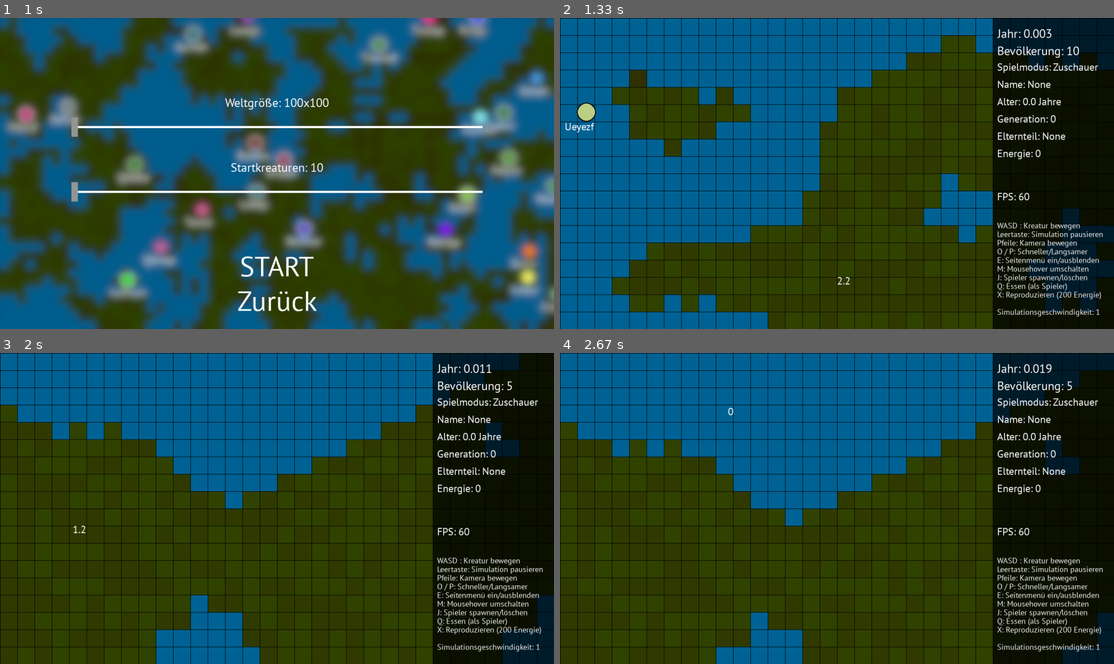
Above: before the commit, frames 1-4 (two rows, left to right).
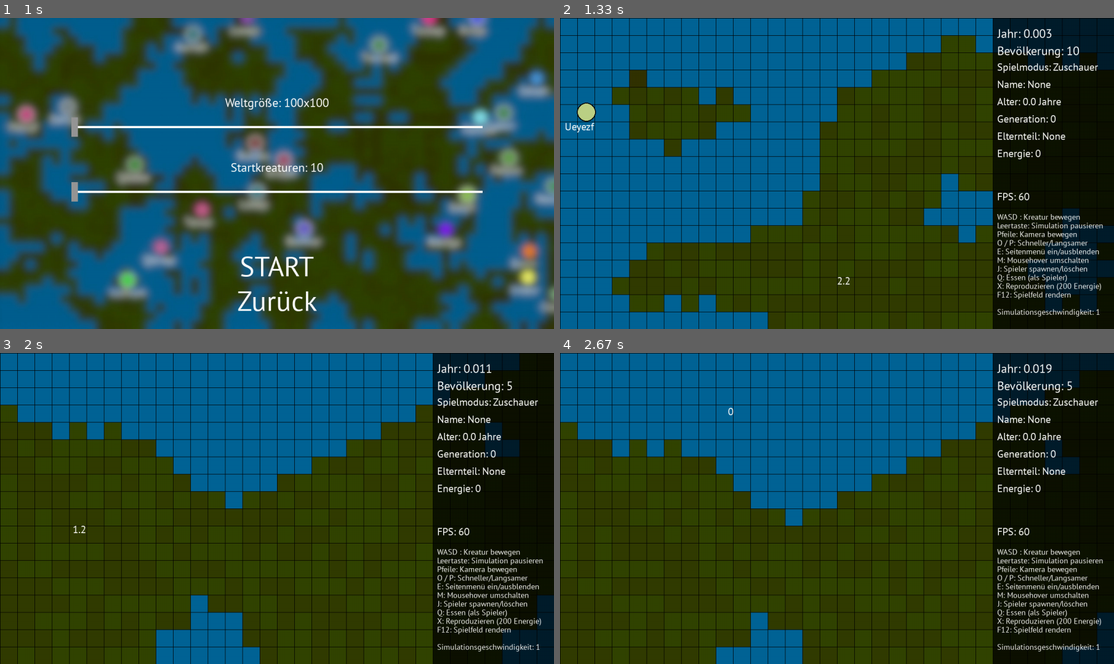
Above: after the commit, the same moments.

Repository: coding-lines/evolvers
Game: pygame game, started from evolversFiles/runGame_GUI.py
Same seed, same stepped clock (60 frames per second), same inputs: the game is played once before the commit and once after it.
Inputs (mouse positions are in pixels of both pictures, inside the frame that each line leads up to):
- Up to frame 1 (1 s): click "START" at 0.38 s; click "Neue Simulation" at 0.72 s
- Up to frame 2 (1.33 s): click "START" at 1.05 s
- Up to frame 3 (2 s): hold F12 1.33-1.8 s; hold Right 1.33-1.8 s; move the mouse to (470, 545) at 1.37 s; hold Right from 1.88 s (still down); move the mouse to (72, 514) at 1.92 s; tap Space at 1.95 s
- Up to frame 4 (2.67 s): tap Space at 2.25, 2.5 s; release Right at 2.35 s; hold Up from 2.43 s (still down); move the mouse to (726, 396) at 2.47 s

Frame 1 is identical in both runs. In frame 2, 2.0% of the frame differs, in the area x 78-98%, y 63-91%; in frame 3, 2.0%; in frame 4, 2.0%.

Commit message:
Game can now be rendered with the F12 Key

Diff:
--- /dev/null
+++ b/evolversFiles/evolversRenderer.py
@@ -0,0 +1,54 @@
+from PIL import Image,ImageDraw,ImageFont
+import creatureEngine,os
+
+class options:
+    useGame = "load" #new/load
+    worldSize = [192,108]
+    worldGenerator = "new"
+    startCreatures = 50
+    playBackSpeed = 1
+
+    scaling = 10 #Größe eines Blocks in Pixeln
+    frames = 1
+
+class storage:
+    if options.useGame == "new":
+        creatures = creatureEngine.initCreatures(options.startCreatures,options.worldSize)
+        world = creatureEngine.initWorld(options.worldSize[0],options.worldSize[1], options.worldGenerator,8)
+    font = ImageFont.truetype("font_pt-sans.ttf",16)
+
+
+def render_frame(world,creatures,scaling=10):
+    storage.world = world
+    storage.creatures = creatures
+    options.scaling = scaling
+    options.worldSize = [len(world[0]),len(world[0][0])]
+    runRenderer()
+
+def runRenderer():
+    for frameNumber in range(options.frames):
+        print("Render wird angefertigt...")
+        im = Image.new("RGB",(options.worldSize[0]*options.scaling, options.worldSize[1]*options.scaling))
+        draw = ImageDraw.Draw(im)
+        for x in range(options.worldSize[0]):
+            for y in range(options.worldSize[1]):
+                if storage.world[0][x][y]:
+                    blue = 0
+                    green = int(storage.world[1][x][y] / 12 *100) + 50
+                    red = 50
+                else:
+                    blue = 150
+                    green = 100
+                    red = 0
+                p1 = [x*options.scaling,y*options.scaling]
+                draw.rectangle([p1[0],p1[1],p1[0]+options.scaling,p1[1]+options.scaling],fill=(red,green,blue),outline=(0,0,0))
+
+        for c in range(len(storage.creatures)):
+                        pos = [storage.creatures[c]["x"]*options.scaling,storage.creatures[c]["y"]*options.scaling]
+                        size = int((storage.creatures[c]["energy"]/8+88)/5)
+                        draw.ellipse([pos[0],pos[1],pos[0]+size,pos[1]+size],fill=tuple(storage.creatures[c]["color"]),outline=tuple(storage.creatures[c]["boundaries"]))
+                        draw.text((pos[0]-5,pos[1]+size), storage.creatures[c]["name"], font=storage.font, fill=(255,255,255))
+        filename = 0
+        while os.path.isfile("renders/"+str(filename)+".png"):
+            filename += 1
+        im.save("renders/"+str(filename)+".png")
--- a/evolversFiles/runGame_GUI.py
+++ b/evolversFiles/runGame_GUI.py
@@ -1,6 +1,6 @@
 import pygame, pygame_textinput
 import time, os
-import creatureEngine,cameraEngine,creatureClickEngine,mouseHoverEngine
+import creatureEngine,cameraEngine,creatureClickEngine,mouseHoverEngine,evolversRenderer
 
 def readfile(name):
     with open(name,"r") as f:
@@ -25,6 +25,8 @@
                 f.close()
         if not os.path.isdir("save"):
             os.mkdir("save")
+        if not os.path.isdir("renders"):
+            os.mkdir("renders")
         if not os.path.isfile("data"):
             with open("data","w") as f:
                 f.write("")
@@ -253,7 +255,7 @@
                     screen.blit(energyText,(1010,300))
 
                     for i,n in enumerate(game.storage.ctrlTexts):
-                        screen.blit(n,(1010,470+(i*20)))
+                        screen.blit(n,(1010,450+(i*20)))
 
                     s_speedText = game.storage.fontSmall.render("Simulationsgeschwindigkeit: "+str(game.storage.playBackSpeed), True, const.WHITE)
                     screen.blit(s_speedText,(1010,670))
@@ -440,7 +442,8 @@
                           ,game.storage.fontSmall.render("M: Mousehover umschalten", True, const.WHITE)
                           ,game.storage.fontSmall.render("J: Spieler spawnen/löschen", True, const.WHITE)
                           ,game.storage.fontSmall.render("Q: Essen (als Spieler)", True, const.WHITE)
-                          ,game.storage.fontSmall.render("X: Reproduzieren (200 Energie)", True, const.WHITE)]
+                          ,game.storage.fontSmall.render("X: Reproduzieren (200 Energie)", True, const.WHITE)
+                          ,game.storage.fontSmall.render("F12: Spielfeld rendern", True, const.WHITE)]
 s.set_alpha(180)
 toast.set_alpha(180)
 s.fill((0,0,0))
@@ -640,6 +643,8 @@
         if event.type == pygame.KEYDOWN:
             #CONTROLS
             if game.options.currentScreen == "game":
+                if event.key == pygame.K_F12:
+                    evolversRenderer.render_frame(game.storage.gameWorld,game.storage.gameEntities,10)
                 if event.key == pygame.K_ESCAPE:
                     game.options.currentScreen = "escapeMenu"
                     game.storage.simulationRunning = False
Binary file added: evolversFiles/renders/0.png
Binary file added: evolversFiles/renders/1.png
Binary file added: evolversFiles/renders/2.png
Binary file added: evolversFiles/renders/3.png
Binary file added: evolversFiles/renders/4.png
